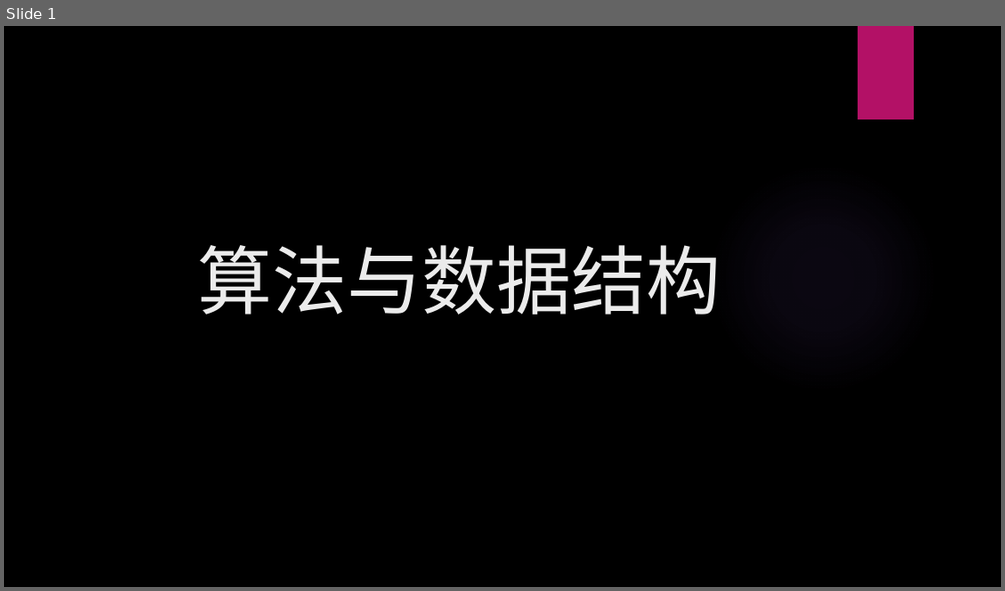
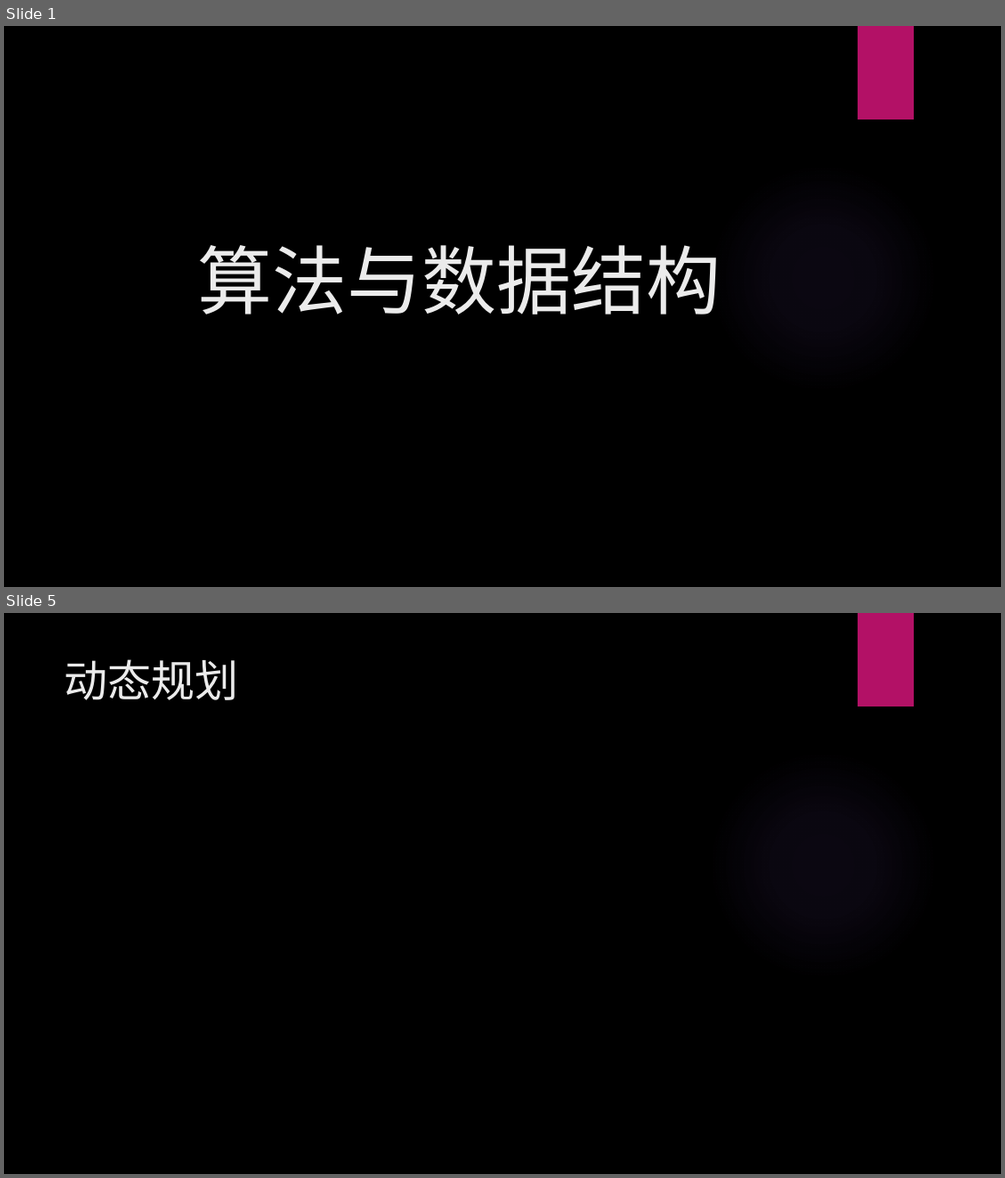
Before and after one commit to yyfst/DataStructureAlgorithm, a slide deck: 算法与数据结构.pptx. Shown one above the other, each under a label of ours: slide 1 before the commit, slides 1 and 5 after it; the slides between them are not shown. The pictures are 1005x591 and 1005x1178 pixels, drawn with LibreOffice and Linux fonts; fonts in the diff are those of the drawing; background and template pictures are left out. Boxes give left, top, right and bottom in pixels: in the first picture for what was removed or moved away, otherwise in the second. Text is boxed around its words. In the diff, an @@ line names an element or a change of style, - is before the commit and + after.

```diff
--- a/算法与数据结构.pptx
+++ b/算法与数据结构.pptx
@@ slide 5 added at bbox=[4, 613, 1001, 1174], background picture (left out); not listed: 2 template elements that a slide beside it also shows @@
@@ title added at bbox=[65, 659, 239, 700], 42 pt, text #EBEBEB @@
+动态规划
```
Also in this commit, not shown: 1 slide changed, 2 other slides added.
